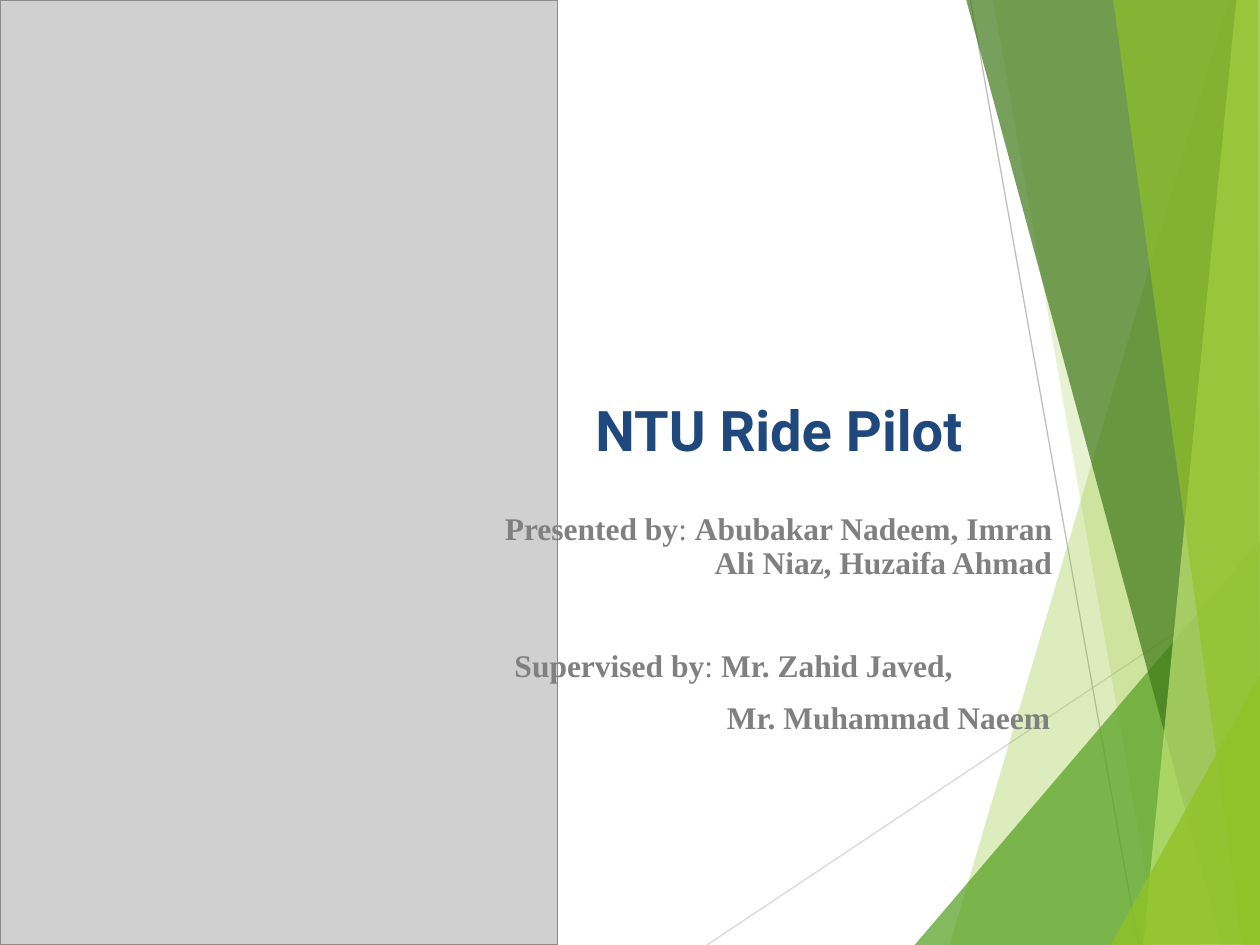
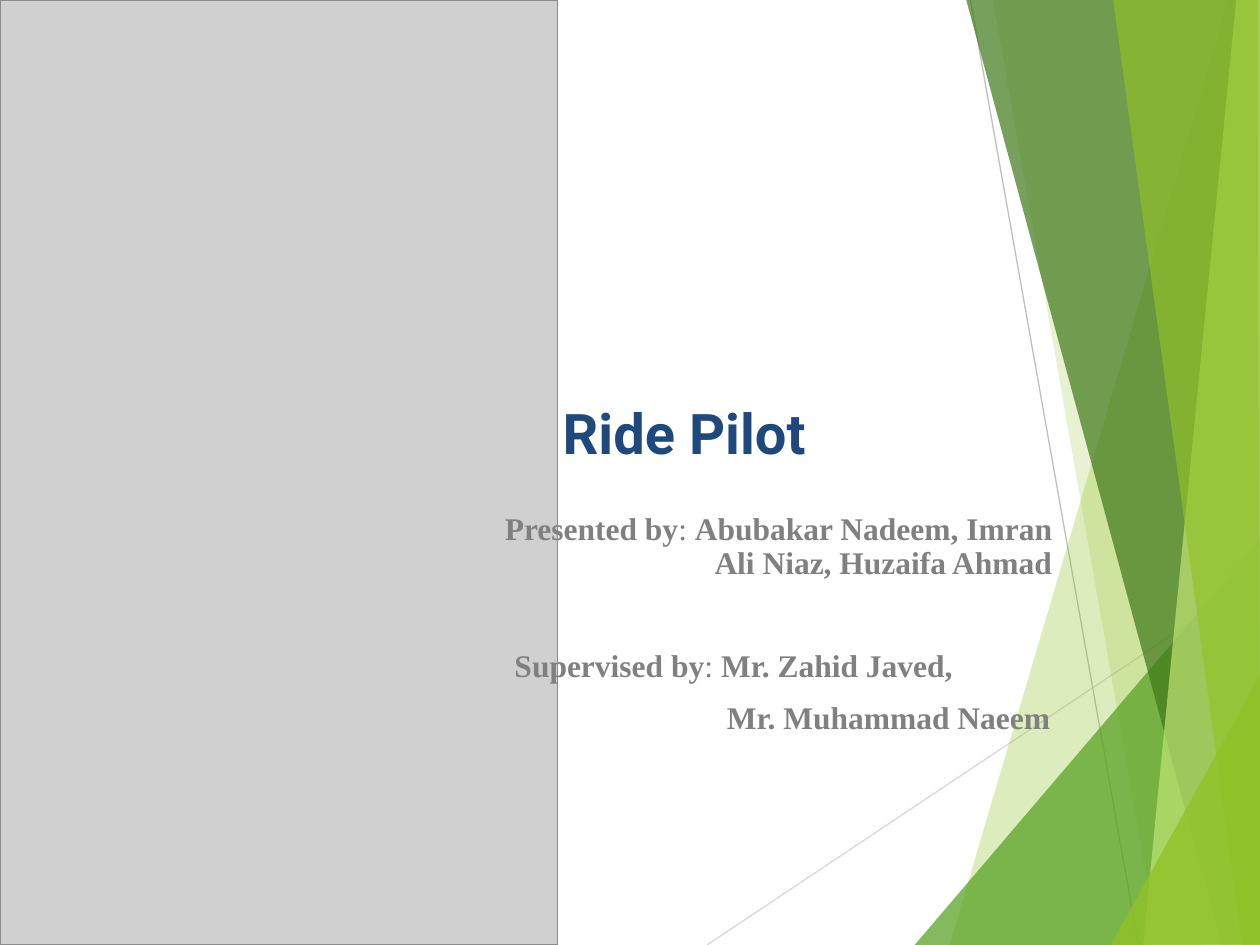
Before and after one commit to Abubakar-doc/FYP-24-SE-A-204, a slide deck: slide 1 of NTU Ride Pilot/Documentation/Documentation/NTU Ride Pilot.pptx. Drawn at 1260x945 pixels with LibreOffice and Linux fonts; fonts in the diff are those of the drawing; grey boxes stand for pictures. Boxes give left, top, right and bottom in pixels: in the first picture for what was removed or moved away, otherwise in the second. Text is boxed around its words. In the diff, an @@ line names an element or a change of style, - is before the commit and + after.

Commit message:
Remove unused files and update presentation
Deleted temporary, backup, and image files from documentation and tutorial directories to clean up the repository. Updated the NTU Ride Pilot presentation file.

```diff
--- a/NTU Ride Pilot/Documentation/Documentation/NTU Ride Pilot.pptx
+++ b/NTU Ride Pilot/Documentation/Documentation/NTU Ride Pilot.pptx
@@ title at (563, 412, 805, 455): text changed @@
-NTU Ride Pilot
+Ride Pilot
```
Also in this commit, not shown: 1 other slide changed, 6 other files.
